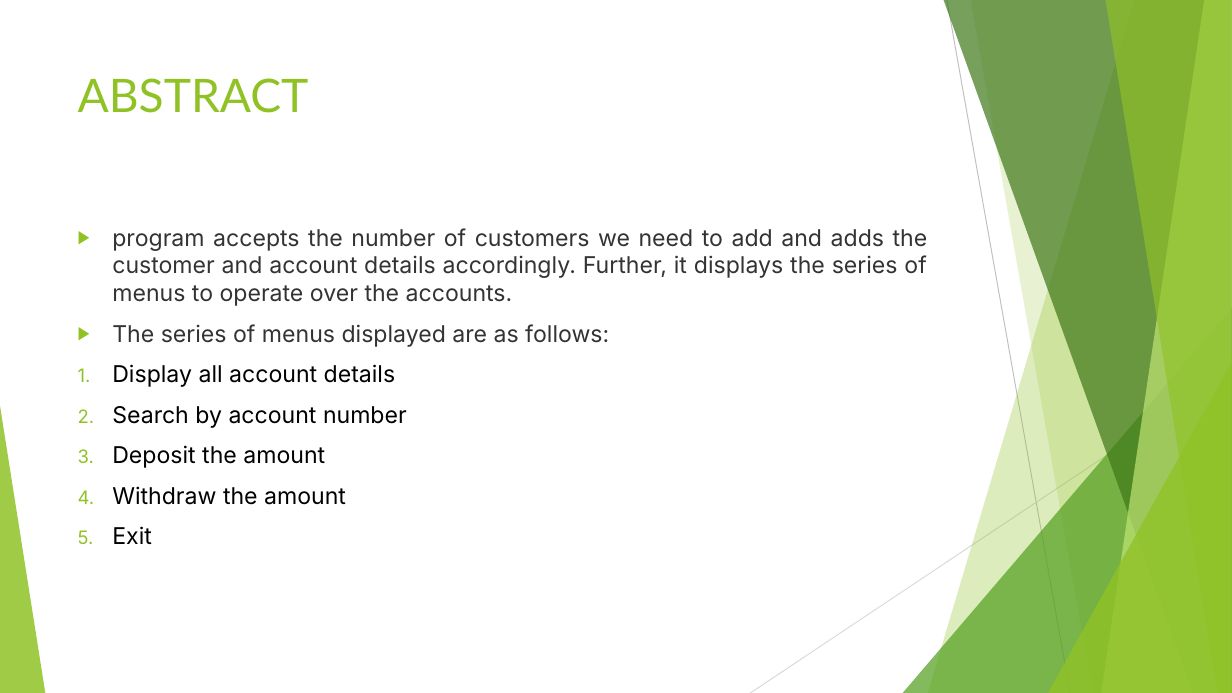
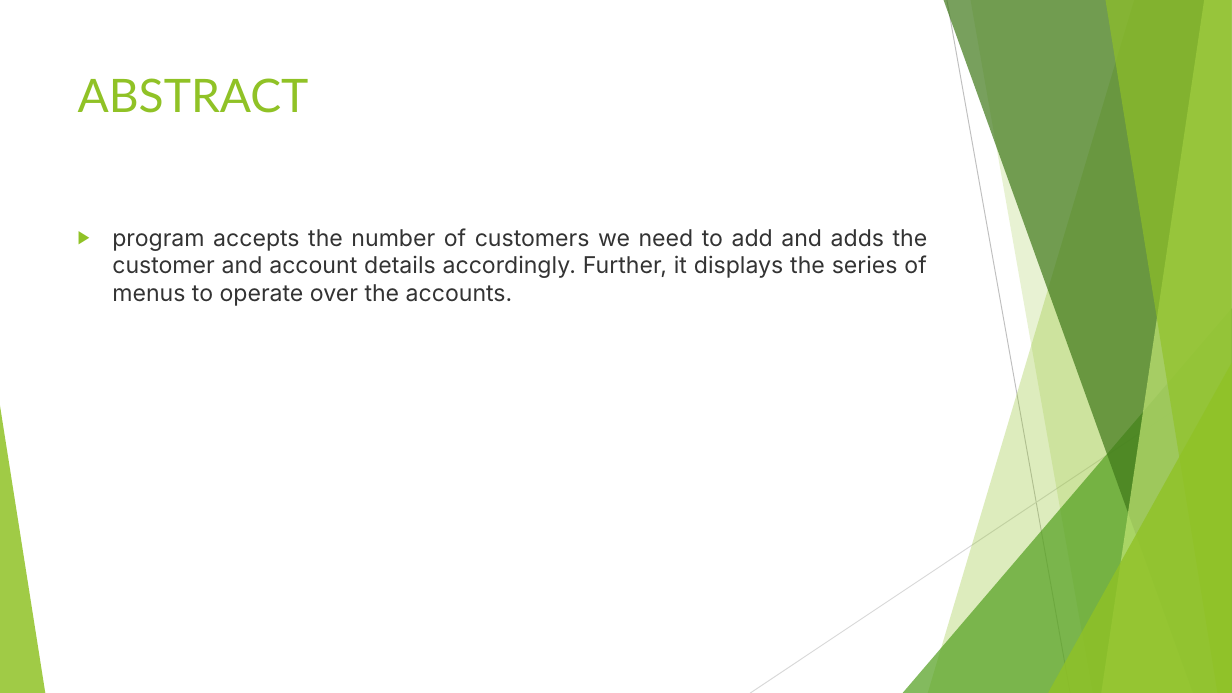
Before and after one commit to PerumbuduruPriyanka/banking-application, a slide deck: slide 2 of Bank application.pptx. Drawn at 1232x693 pixels with LibreOffice and Linux fonts; fonts in the diff are those of the drawing. Boxes give left, top, right and bottom in pixels: in the first picture for what was removed or moved away, otherwise in the second. Text is boxed around its words. In the diff, an @@ line names an element or a change of style, - is before the commit and + after.

```diff
--- a/Bank application.pptx
+++ b/Bank application.pptx
@@ text at (x1=112, y1=324, x2=609, y2=544): paragraphs removed @@
-▶ The series of menus displayed are as follows:
-1. Display all account details
-2. Search by account number
-3. Deposit the amount
-4. Withdraw the amount
-5. Exit
```
Also in this commit, not shown: 1 other slide changed, 1 slide added.
